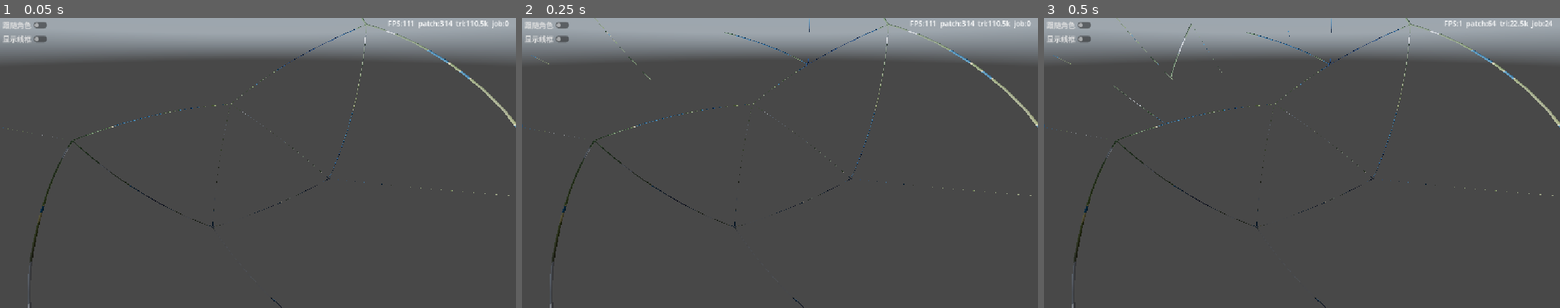
Above: before the commit, frames 1-3 (left to right).
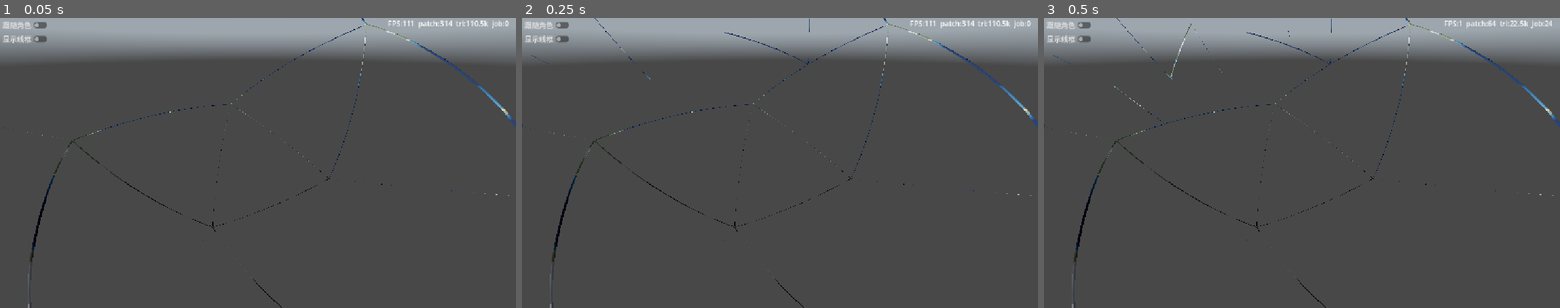
Above: after the commit, the same moments.

Repository: xiaobaibaix/stellar_era_godot
Game: Godot game, scene res://scenes/main.tscn
The game is run twice, just before and just after one commit, with the same random seed, the same clock (stepped at 60 frames per second) and the same inputs. A sky picture missing from this copy of the repository is replaced by a grey-blue gradient.
Inputs:
- Up to frame 1 (0.05 s): no input
- Up to frame 2 (0.25 s): no input
- Up to frame 3 (0.5 s): no input

The runs differ from the first frame. In frame 1, 0.5% of the frame differs, in the area x 0-100%, y 0-98%; in frame 2, 0.6%; in frame 3, 0.6%.

Commit message:
修复：海平面和地形脱离

Diff:
--- a/scenes/main.tscn
+++ b/scenes/main.tscn
@@ -38,7 +38,6 @@
 radius = 1000.0
 maxHeight = 5.0
 showInset = false
-showClouds = false
 walkSpeed = 10.0
 atmoScale = 1.1
 atmoRayleigh = 0.01
@@ -52,7 +51,8 @@
 cloudWindSpeed = 0.1
 cloudSilver = 4.0
 cloudPowder = 1.0
-godrayStrength = 1.3900000000000001
+seaLevel = 0.5
+godrayStrength = 1.39
 splitBudget = 32
 continentSeed = 1346
 continentOctaves = 8
--- a/scripts/core/planet_params.gd
+++ b/scripts/core/planet_params.gd
@@ -176,7 +176,7 @@
 @export_group("海洋")
 ## 海平面高度阈值: height_at < seaLevel 视为海洋(陆地/海洋配色); 海洋球壳半径 = radius + seaLevel×maxHeight。
 ## 改它会重建地形网格(陆地/海洋分布变)。
-@export_range(-0.5, 0.5, 0.01) var seaLevel: float = 0.0:
+@export_range(-1.0, 1.0, 0.01) var seaLevel: float = 0.0:
 	set(v): seaLevel = v; param_changed.emit("seaLevel")
 ## 深水色(海平面看向深处的主色)。
 @export var oceanDeep: Color = Color(0.039, 0.118, 0.247):
@@ -322,7 +322,7 @@
 
 ## 这些 key 的变更需要重建地形网格(而非实时更新)
 const REBUILD_KEYS := [
-	"radius", "maxHeight", "seaLevel", "patchResolution",
+	"radius", "maxHeight", "patchResolution",
 	"continentSeed", "continentFreq", "continentOctaves", "continentGain", "continentLacunarity",
 	"mountainSeed", "mountainFreq", "mountainOctaves", "mountainStrength",
 	"warpSeed", "warpStrength", "warpFreq",
--- a/scripts/planet/planet.gd
+++ b/scripts/planet/planet.gd
@@ -181,7 +181,6 @@
 		return 0
 	var h: int = hash(p.radius)
 	h = (h * 31 + hash(p.maxHeight)) & 0x7FFFFFFF
-	h = (h * 31 + hash(p.seaLevel)) & 0x7FFFFFFF
 	h = (h * 31 + hash(p.patchResolution)) & 0x7FFFFFFF
 	h = (h * 31 + hash(p.continentSeed)) & 0x7FFFFFFF
 	h = (h * 31 + hash(p.continentFreq)) & 0x7FFFFFFF
@@ -205,13 +204,15 @@
 	return h
 
 
-# 视觉参数指纹(只含 atmo*/sun*/show*): 任一变化 → 哈希变 → _process 轮询到就 _apply_visual_changes。
-# 与 _compute_params_hash 分离: 这些参数改了只推 shader uniform, 不触发地形 rebuild。
+# 视觉参数指纹(含 atmo*/sun*/show*/seaLevel): 任一变化 → 哈希变 → _process 轮询到就 _apply_visual_changes。
+# 与 _compute_params_hash 分离: 这些参数改了只推 shader uniform/缩放, 不触发地形 rebuild。
+# seaLevel 在此: 改海平面只 resize 海洋球 + 推 terrain u_sea(水线/滩涂), 地形几何不动 → 不 rebuild。
 func _compute_visual_hash() -> int:
 	var p: PlanetParams = params
 	if p == null:
 		return 0
-	var h: int = hash(p.atmoScale)
+	var h: int = hash(p.seaLevel)
+	h = (h * 31 + hash(p.atmoScale)) & 0x7FFFFFFF
 	h = (h * 31 + hash(p.atmoRayleigh)) & 0x7FFFFFFF
 	h = (h * 31 + hash(p.atmoMie)) & 0x7FFFFFFF
 	h = (h * 31 + hash(p.atmoMieG)) & 0x7FFFFFFF
@@ -279,7 +280,10 @@
 func _apply_visual_changes() -> void:
 	if params == null:
 		return
-	_resize_effects()        # seaLevel/radius → 海平面缩放
+	_resize_effects()        # seaLevel/radius → 海平面(海洋球)缩放
+	# seaLevel 是视觉参数(不重建地形): 推 terrain u_sea → 水线/滩涂着色随海平面更新。
+	if material != null:
+		material.set_shader_parameter("u_sea", params.seaLevel)
 	_apply_ocean_uniforms()  # ocean* 海洋参数 → 海洋 shader uniform
 	_update_sun()            # sunElevation/sunAzimuth → u_sun_dir + sun_light 朝向
 	if _ocean_mesh != null:
--- a/shaders/terrain.gdshader
+++ b/shaders/terrain.gdshader
@@ -215,7 +215,7 @@
 		return u_col_snow;
 	}
 	if (h - u_sea < 0.02) return u_col_beach;
-	float alt = clamp((h - u_sea) / u_alt_range, 0.0, 1.0);
+	float alt = clamp(h / u_alt_range, 0.0, 1.0);   // 绝对高度: 雪线/岩线钉死, 不随海平面滑动(只有水线/滩涂跟海平面)
 	float lat = abs(d.y);
 	float temp = clamp((1.0 - alt) * (1.0 - lat), 0.0, 1.0);
 	float moist = noise3(d * u_moist_freq + u_off_moist) * 0.5 + 0.5;
